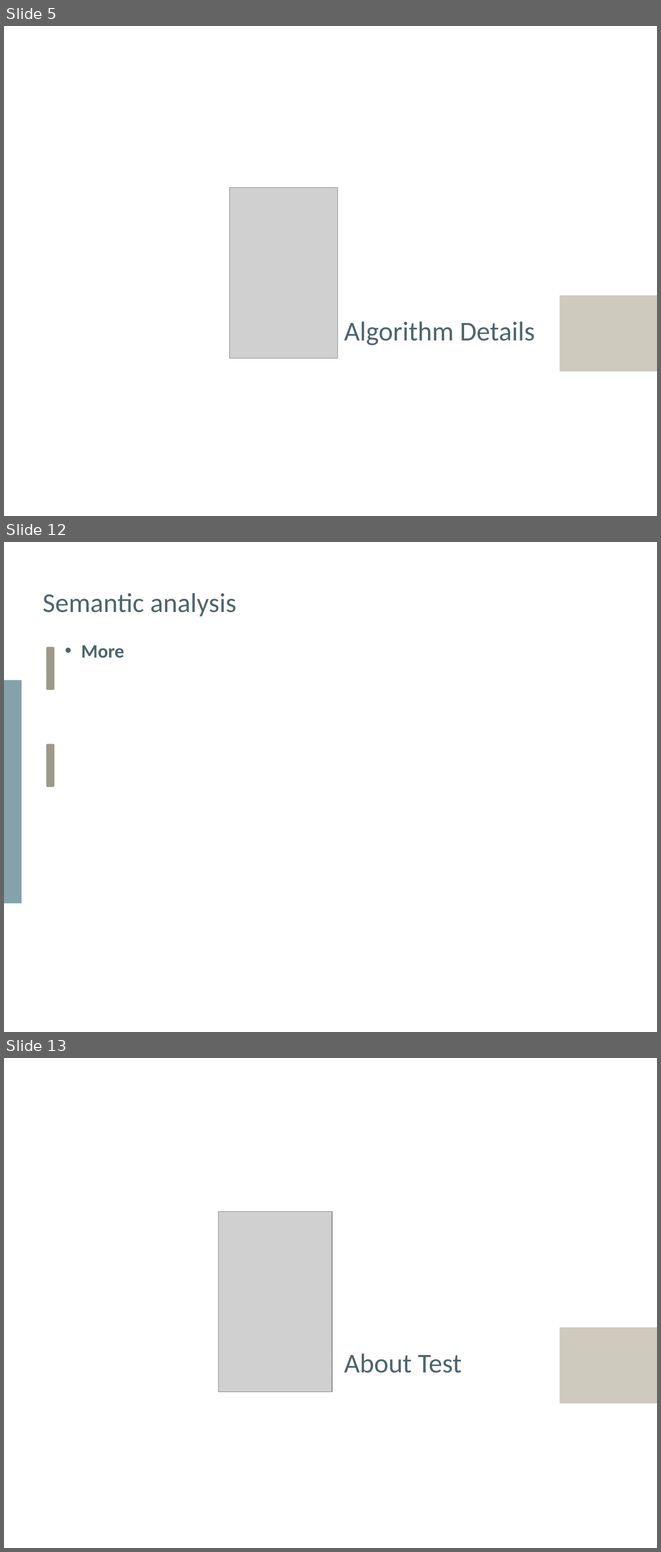
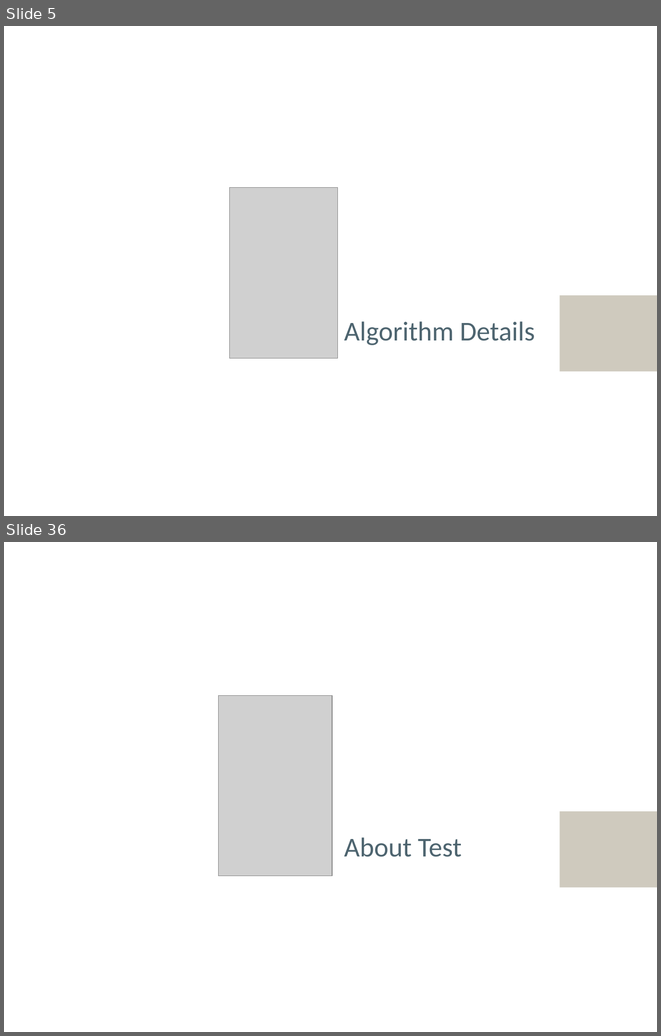
Before and after one commit to Yeeef/SOUP, a slide deck: report/Presentation.pptx. Shown one above the other, each under a label of ours: slides 5, 12 and 13 before the commit, slides 5 and 36 after it; the slides between them are not shown. The pictures are 661x1552 and 661x1036 pixels, drawn with LibreOffice and Linux fonts; fonts in the diff are those of the drawing; grey boxes stand for pictures. Boxes give left, top, right and bottom in pixels: in the first picture for what was removed or moved away, otherwise in the second. Text is boxed around its words. In the diff, an @@ line names an element or a change of style, - is before the commit and + after.

```diff
--- a/report/Presentation.pptx
+++ b/report/Presentation.pptx
@@ slide 12 removed at <box>4,542,657,1032</box>, background #FFFFFF @@
@@ text removed at <box>43,593,236,617</box> @@
-Semantic analysis
@@ rounded rectangle removed at <box>46,647,55,690</box> @@
@@ text removed at <box>81,645,124,658</box> @@
-• More
@@ rectangle removed at <box>4,680,21,903</box> @@
@@ rounded rectangle removed at <box>46,744,55,787</box> @@
@@ what was slide 13 is now slide 36 @@
```
Also in this commit, not shown: 6 slides changed, 24 slides added, 1 other file.
